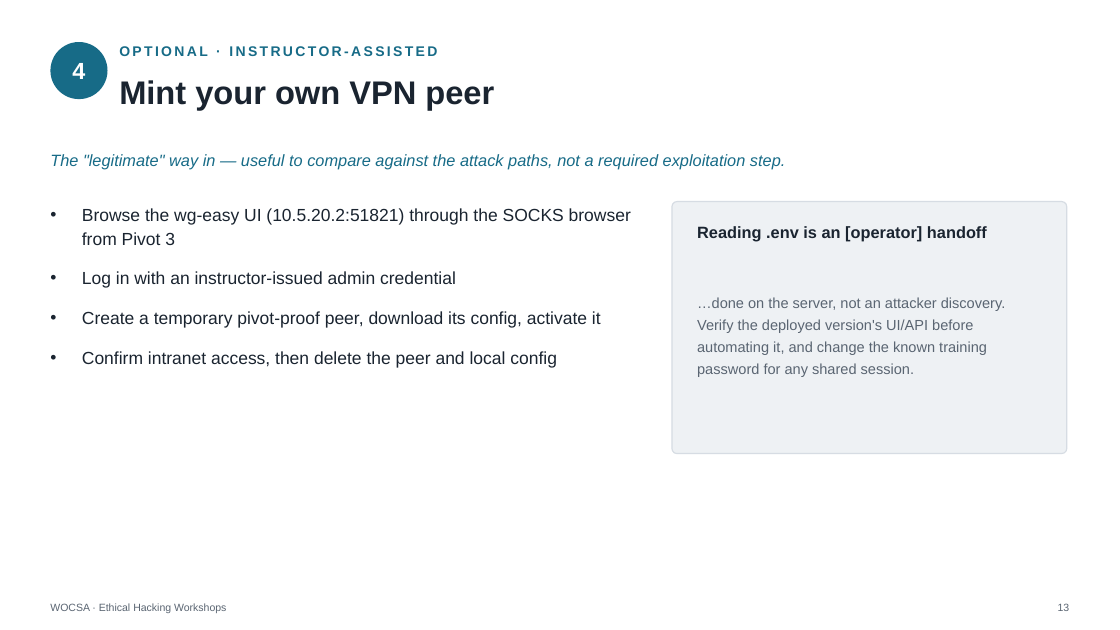
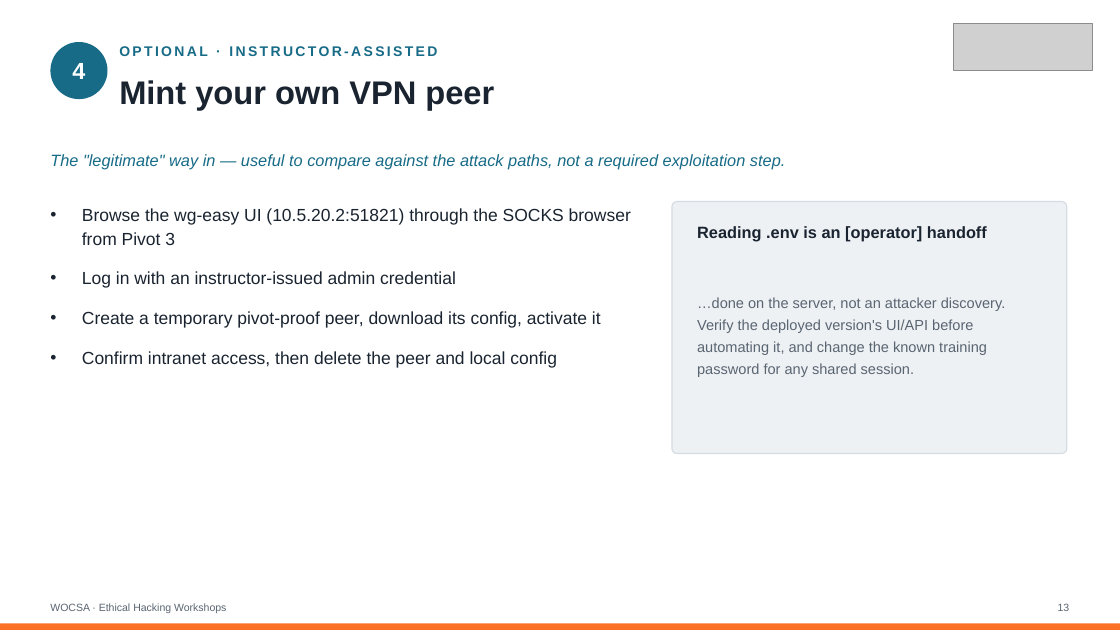
Before and after one commit to wocsa/WOCSA_Ethical_Hacking_Workshop, a slide deck: slide 13 of Network/Pivoting/WOCSA-Diapo_Pivoting_Lateral_Movement.pptx. Drawn at 1120x630 pixels with LibreOffice and Linux fonts; fonts in the diff are those of the drawing; grey boxes stand for pictures. Boxes give left, top, right and bottom in pixels: in the first picture for what was removed or moved away, otherwise in the second. Text is boxed around its words. In the diff, an @@ line names an element or a change of style, - is before the commit and + after.

```diff
--- a/Network/Pivoting/WOCSA-Diapo_Pivoting_Lateral_Movement.pptx
+++ b/Network/Pivoting/WOCSA-Diapo_Pivoting_Lateral_Movement.pptx
@@ picture added at (954,24,1092,70) @@
@@ rectangle added at (0,623,1120,630), fill #FB7023 @@
```
Also in this commit, not shown: 16 other slides changed, 1 slide added, 1 other file.
